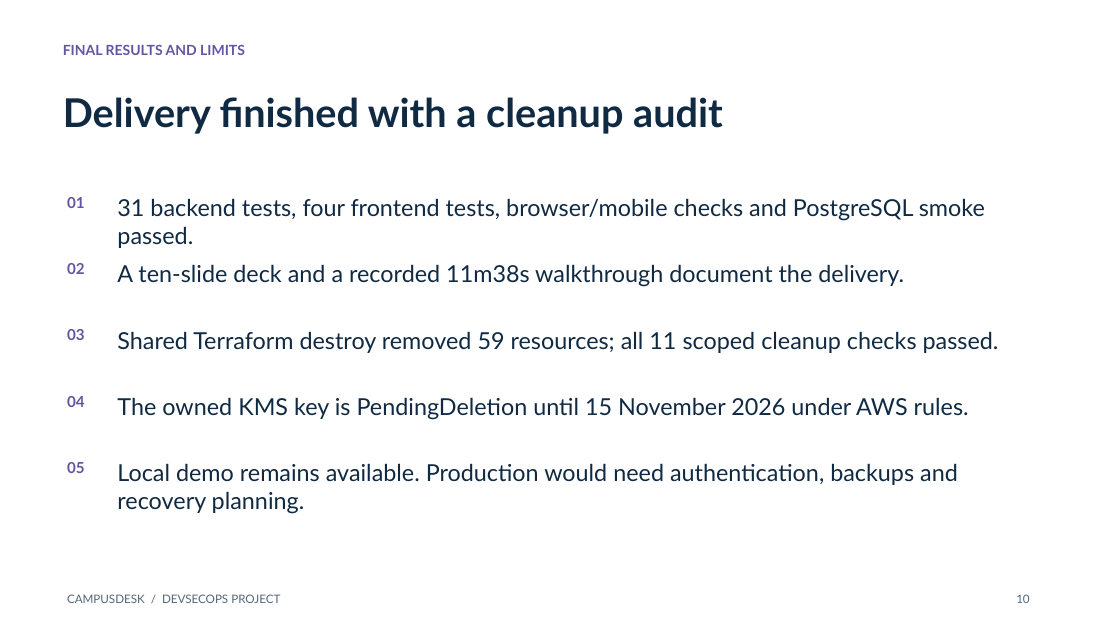
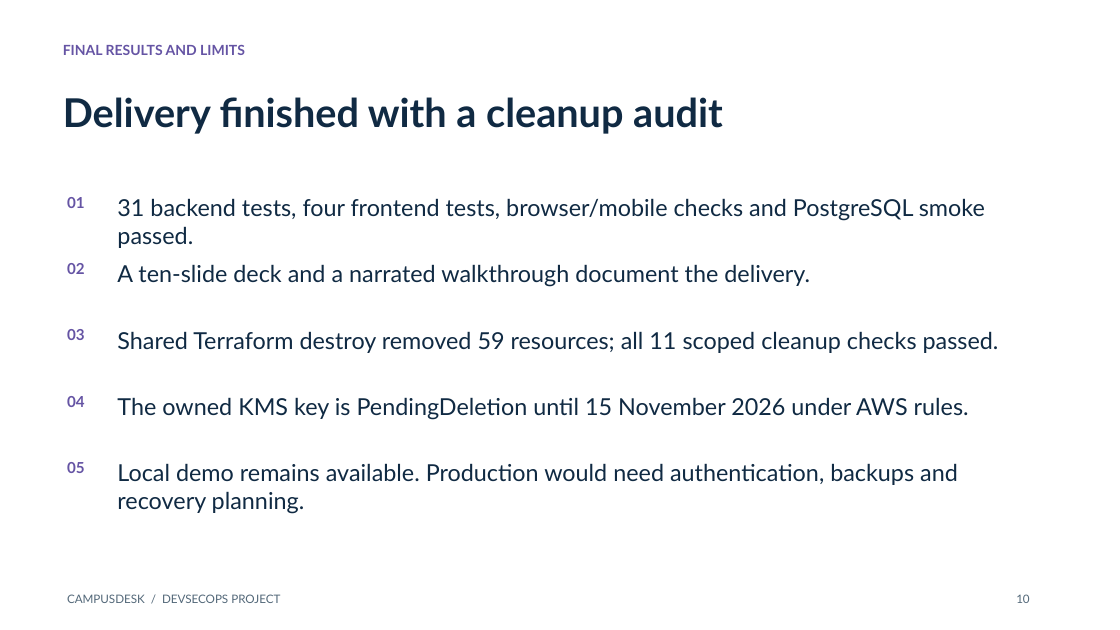
Before and after one commit to AJ5831A/campusdesk-devsecops, a slide deck: slide 10 of demo/presentation.pptx. Drawn at 1120x630 pixels with LibreOffice and Linux fonts; fonts in the diff are those of the drawing. Boxes give left, top, right and bottom in pixels: in the first picture for what was removed or moved away, otherwise in the second. Text is boxed around its words. In the diff, an @@ line names an element or a change of style, - is before the commit and + after.

Commit message:
Narrate the final CampusDesk presentation with macOS voice

```diff
--- a/demo/presentation.pptx
+++ b/demo/presentation.pptx
@@ text at <box>117,264,810,287</box>: text changed @@
-A ten-slide deck and a recorded 11m38s walkthrough document the delivery.
+A ten-slide deck and a narrated walkthrough document the delivery.
```
Also in this commit, not shown: 13 other files.
